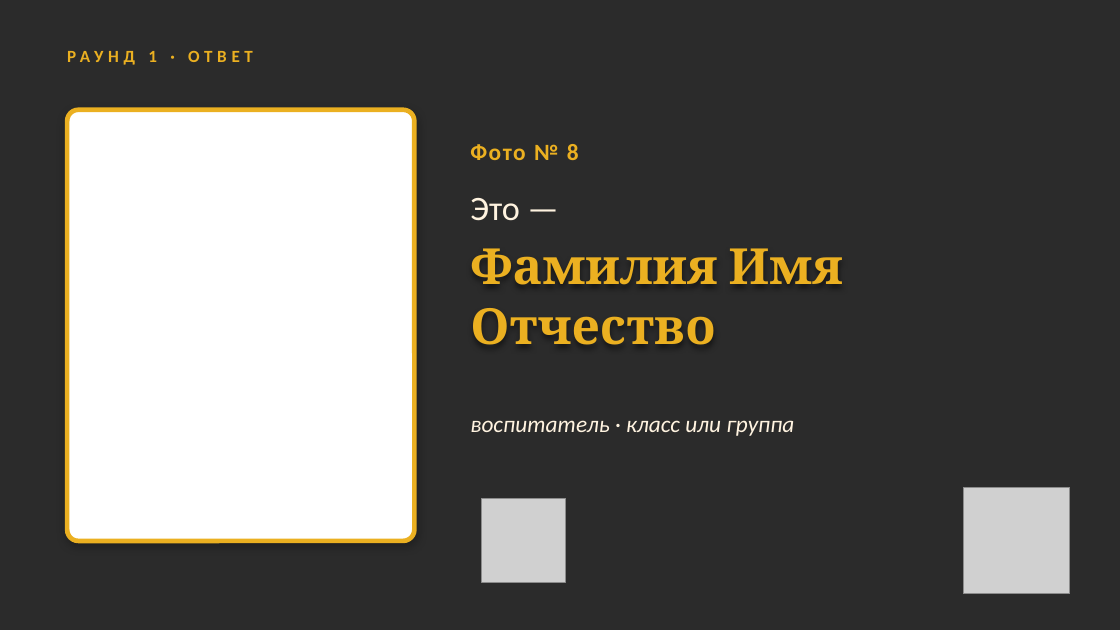
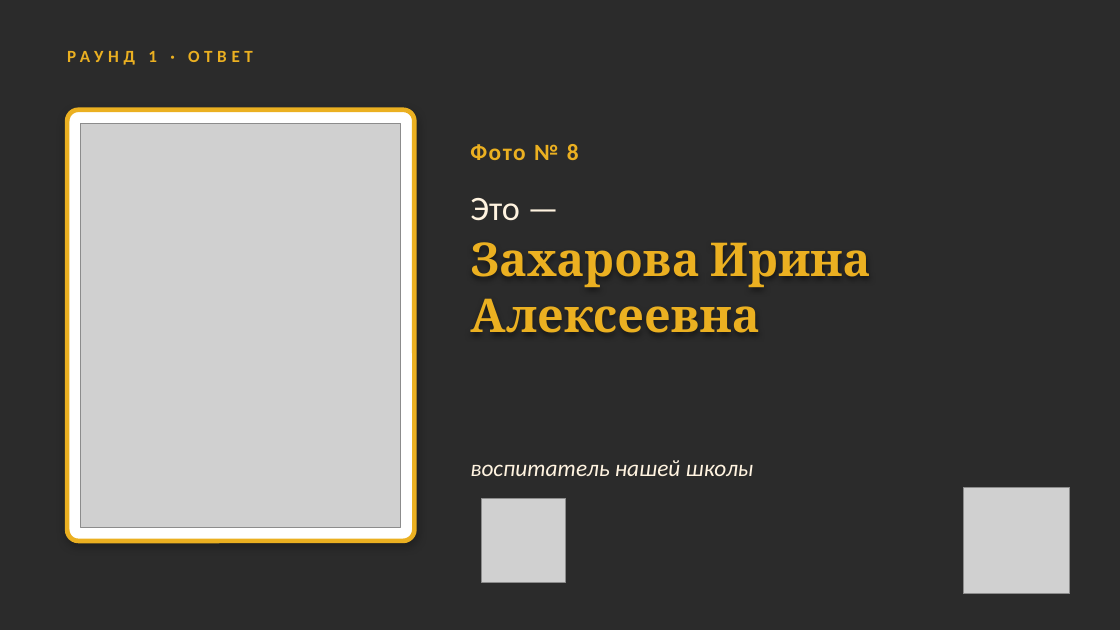
Before and after one commit to sl-himmelreich/heinrich-mario, a slide deck: slide 19 of День_воспитателя_конкурс.pptx. Drawn at 1120x630 pixels with LibreOffice and Linux fonts; fonts in the diff are those of the drawing; grey boxes stand for pictures; background and template pictures are left out; a plain dark background stands for a picture behind light text. Boxes give left, top, right and bottom in pixels: in the first picture for what was removed or moved away, otherwise in the second. Text is boxed around its words. In the diff, an @@ line names an element or a change of style, - is before the commit and + after.

```diff
--- a/День_воспитателя_конкурс.pptx
+++ b/День_воспитателя_конкурс.pptx
@@ picture added at (81, 123, 401, 528) @@
@@ text removed at (470, 248, 843, 345) @@
-Фамилия Имя Отчество
@@ text added at (470, 242, 871, 333), 30 pt, text #EBB021, bold @@
+Захарова Ирина Алексеевна
@@ text at (470, 460, 754, 476): text changed @@
-воспитатель · класс или группа
+воспитатель нашей школы
```
Also in this commit, not shown: 10 other slides changed, 1 other file.
